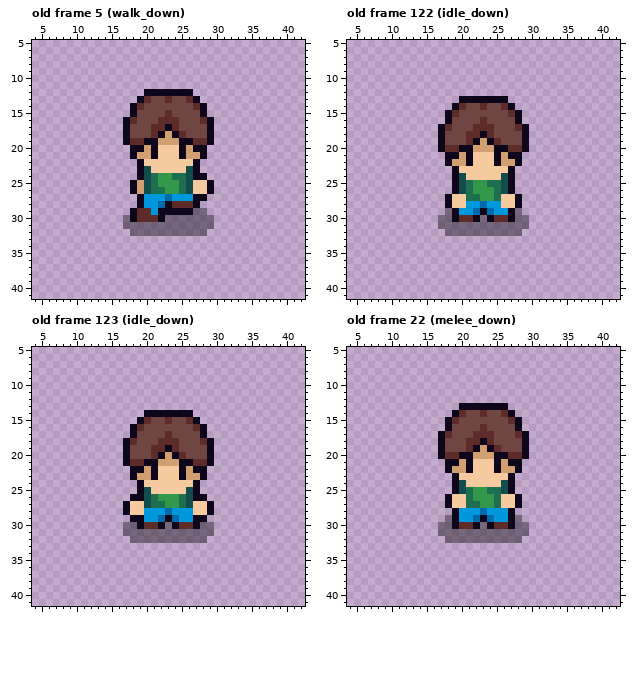
Pixel-art file -- assets/player.aseprite. The first picture shows the starting point.
48x48 pixels, 152 frames. Shown: old frame 5 (walk_down): x 4..42, y 5..41; old frame 122 (idle_down): x 4..42, y 5..41; old frame 123 (idle_down): x 4..42, y 5..41; old frame 22 (melee_down): x 4..42, y 5..41. The commit also changed other frames, which this record leaves out.
The same view after the edit:
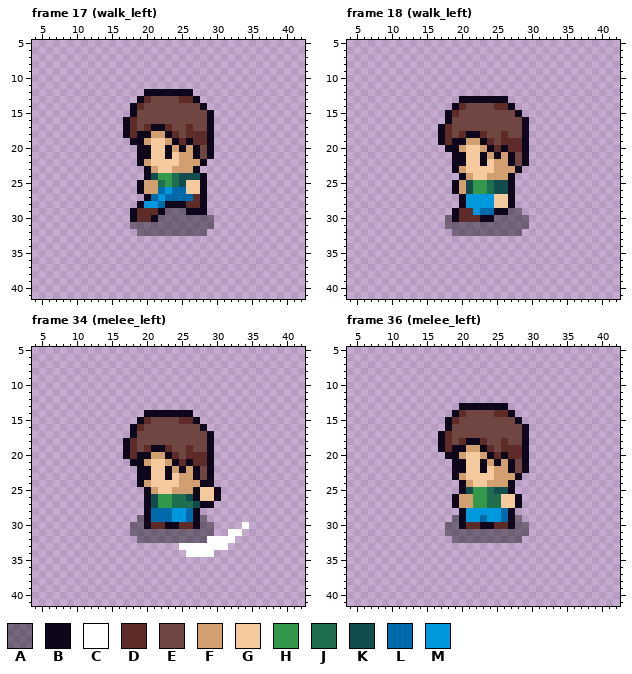
Palette (. is transparent): A #00000064  B #0e071b  C #ffffff  D #5d2c28  E #704643  F #d29f70  G #f6ca9f  H #33984b  J #1e6f50  K #134c4c  L #0069aa  M #0098dc
A new or re-ordered frame is compared with the old frame closest to it.
Diff:
frames 152 -> 180
--- frame 17 (walk_left) is new; against old frame 5 (walk_down)
@@ x 15..31 @@
 12 .....BBBBBBB.....
-13 ....BDEEDEEDB....
-14 ...BDEEEEEEEDB...
-15 ...BEEEEDEEEEB...
-16 ..BDEEEDDDEEEDB..
-17 ..BEEEDDBDEEEEB..
-18 ..BEEEDBFBDEEEB..
-19 ..BDDBBFFFBBDDB..
-20 ...BBFBGGGBFBB...
-21 ...BFFBGGGBFFB...
-22 ....BGGGGGGGB....
-23 ....BKGGGGGKB....
-24 ....BKJHHJJKBB...
-25 ...BFKJHHHJKGGB..
-26 ...BFKJJHHJKGGB..
-27 ....BMMMLMMMBB...
-28 ....BMMLBDDDB....
-29 ...BDDMBBBBBAA...
-30 ..ABDDDBAAAAAAA..
-31 ..AAAAAAAAAAAAA..
-32 ...AAAAAAAAAAA...
+13 ....BDEEEEDDB....
+14 ...BDEEEEEEEEB...
+15 ...BEEEEEEEEEEB..
+16 ..BDEEEEEEEEEEB..
+17 ..BDEDBBDEEDEEB..
+18 ..BDBBFFBDEDDDB..
+19 ...BBFGGFBDBDDB..
+20 ....BBGGBFBFBEB..
+21 ....BBGGBGFFBEB..
+22 ....BFGGGGFFFB...
+23 .....BFGGFFFB....
+24 .....BKHHJKKKB...
+25 ....BFFJHJKGGB...
+26 ....BFFLMLLGGB...
+27 .....BLMLLLLDB...
+28 ....BMMLBBBDDB...
+29 ...BDDDBAAABBB...
+30 ...BDDBAAAAAAAA..
+31 ...AAAAAAAAAAAA..
+32 ....AAAAAAAAAA...
 33 .................
--- frame 18 (walk_left) is new; against old frame 122 (idle_down)
@@ x 15..31 @@
 13 .....BBBBBBB.....
-14 ....BDEEDEEDB....
-15 ...BDEEEEEEEDB...
-16 ...BEEEEDEEEEB...
-17 ..BDEEEDDDEEEDB..
-18 ..BEEEDDBDEEEEB..
-19 ..BEEEDBFBDEEEB..
-20 ..BDDBBFFFBBDDB..
-21 ...BBFBGGGBFBB...
-22 ...BFFBGGGBFFB...
-23 ....BGGGGGGGB....
-24 ....BKGGGGGKB....
-25 ....BKJHHJJKB....
-26 ....BKJHHHJKB....
-27 ...BGGJJHHJGGB...
-28 ...BGGMMLMMGGB...
-29 ...ABMMLBLMMBA...
-30 ..AABDDBABDDBAA..
-31 ..AAAAAAAAAAAAA..
-32 ...AAAAAAAAAAA...
+14 ....BDEEEEDDB....
+15 ...BDEEEEEEEEB...
+16 ...BEEEEEEEEEEB..
+17 ..BDEEEEEEEEEEB..
+18 ..BDEDBBDEEDEEB..
+19 ..BDBBFFBDEDDDB..
+20 ...BBFGGFBDBDDB..
+21 ....BBGGBFBFBEB..
+22 ....BBGGBGFFBEB..
+23 ....BFGGGGFFFB...
+24 .....BFGGFFFB....
+25 ....BFKHHJKKB....
+26 ....BFKHHJKKB....
+27 .....BMMMMGGB....
+28 .....BMMMMGGB....
+29 ....BDDMLLBBAA...
+30 ...ABDDDBBAAAAA..
+31 ...AAAAAAAAAAAA..
+32 ....AAAAAAAAAA...
 33 .................
--- frame 34 (melee_left) is new; against old frame 123 (idle_down)
@@ x 15..36 @@
 14 .....BBBBBBB..........
-15 ....BDEEDEEDB.........
-16 ...BDEEEEEEEDB........
-17 ...BEEEEDEEEEB........
-18 ..BDEEEDDDEEEDB.......
-19 ..BEEEDDBDEEEEB.......
-20 ..BEEEDBFBDEEEB.......
-21 ..BDDBBFFFBBDDB.......
-22 ...BBFBGGGBFBB........
-23 ...BFFBGGGBFFB........
-24 ....BGGGGGGGB.........
-25 ....BKGGGGGKB.........
-26 ...BBKJHHHJKBB........
-27 ..BGGKJJHHJKGGB.......
-28 ..BGGMMMLMMMGGB.......
-29 ...BBMMLBLMMBB........
-30 ..AABDDBABDDBAA.......
-31 ..AAAAAAAAAAAAA.......
-32 ...AAAAAAAAAAA........
-33 ......................
-34 ......................
+15 ....BDEEEEDDB.........
+16 ...BDEEEEEEEEB........
+17 ...BEEEEEEEEEEB.......
+18 ..BDEEEEEEEEEEB.......
+19 ..BDEDBBDEEDEEB.......
+20 ..BDBBFFBDEDDDB.......
+21 ...BBFGGFBDBDDB.......
+22 ....BBGGBFBFBEB.......
+23 ....BBGGBGFFBEB.......
+24 ....BFGGGGFFFBB.......
+25 .....BFGGFFFBGGB......
+26 .....BKHHJJKBGGB......
+27 .....BKHHJJJKBB.......
+28 .....BLLLMMLB.........
+29 ....ABLLLMMLBA........
+30 ...AABDDBBDDBAA....C..
+31 ...AAAAAAAAAAAA..CC...
+32 ....AAAAAAAAAACCCC....
+33 ..........CCCCCCC.....
+34 ...........CCCC.......
 35 ......................
--- frame 36 (melee_left) is new; against old frame 22 (melee_down)
@@ x 15..31 @@
 13 .....BBBBBBB.....
-14 ....BDEEDEEDB....
-15 ...BDEEEEEEEDB...
-16 ...BEEEEDEEEEB...
-17 ..BDEEEDDDEEEDB..
-18 ..BEEEDDBDEEEEB..
-19 ..BEEEDBFBDEEEB..
-20 ..BDDBBFFFBBDDB..
-21 ...BBFBGGGBFBB...
-22 ...BFFBGGGBFFB...
-23 ....BGGGGGGGB....
-24 ....BKGGGGGKB....
-25 ....BKJHHJJKB....
-26 ...BGGJHHHJGGB...
-27 ...BGGJJHHJGGB...
-28 ....BMMMLMMMB....
-29 ...ABMMLBLMMBA...
-30 ..AABDDBABDDBAA..
-31 ..AAAAAAAAAAAAA..
-32 ...AAAAAAAAAAA...
+14 ....BDEEEEDDB....
+15 ...BDEEEEEEEEB...
+16 ...BEEEEEEEEEEB..
+17 ..BDEEEEEEEEEEB..
+18 ..BDEDBBDEEDEEB..
+19 ..BDBBFFBDEDDDB..
+20 ...BBFGGFBDBDDB..
+21 ....BBGGBFBFBEB..
+22 ....BBGGBGFFBEB..
+23 ....BFGGGGFFFB...
+24 .....BFGGFFFB....
+25 .....BKHHJKKB....
+26 ....BFFHHJJGGB...
+27 ....BFFHHJJGGB...
+28 .....BMMMMMLB....
+29 ....ABMMLMMLBA...
+30 ...AABDDBBDDBAA..
+31 ...AAAAAAAAAAAA..
+32 ....AAAAAAAAAA...
 33 .................
Pixel boxes of the changes (left, top, right, bottom) in both pictures:
changed: (123, 96, 214, 236)
changed: (438, 103, 529, 236)
changed: (123, 417, 249, 557)
changed: (438, 410, 529, 543)
